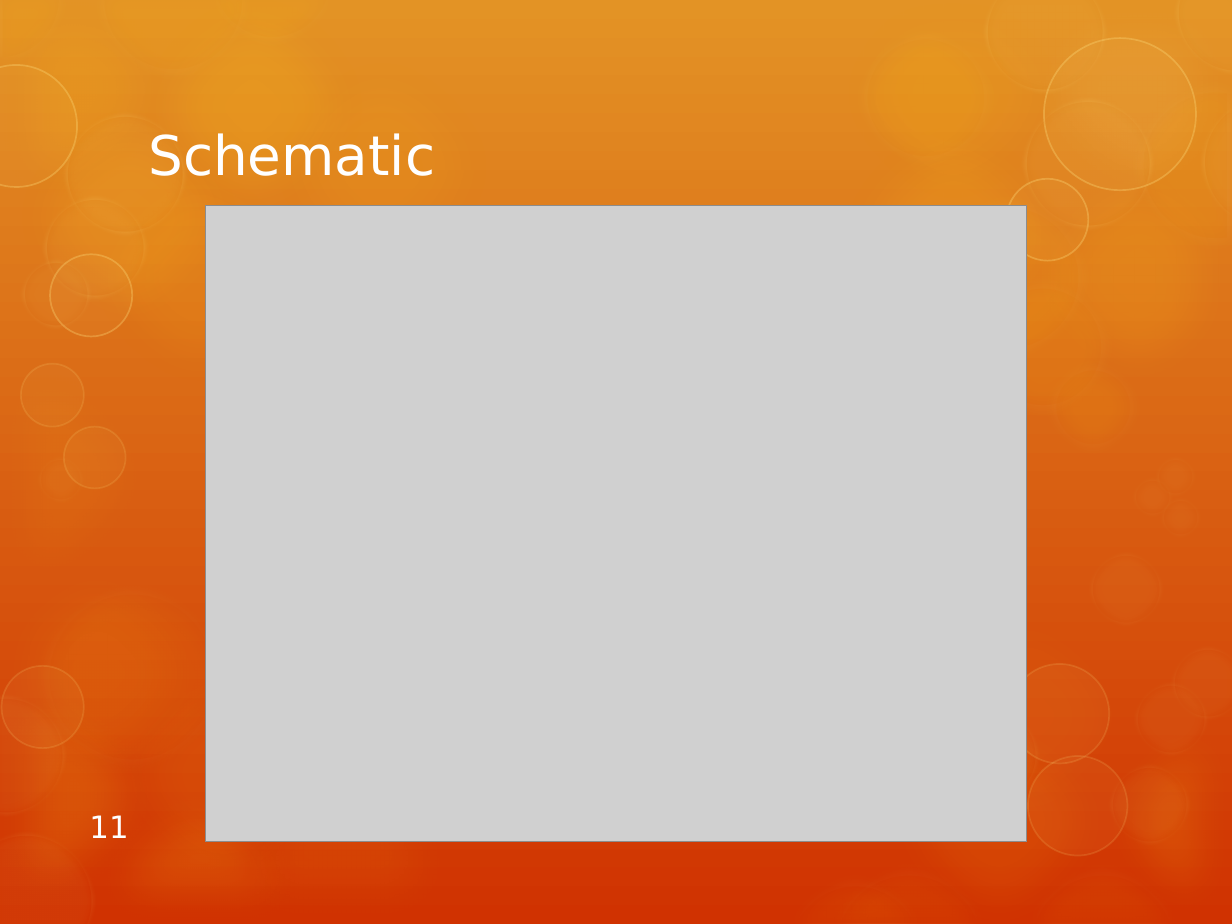
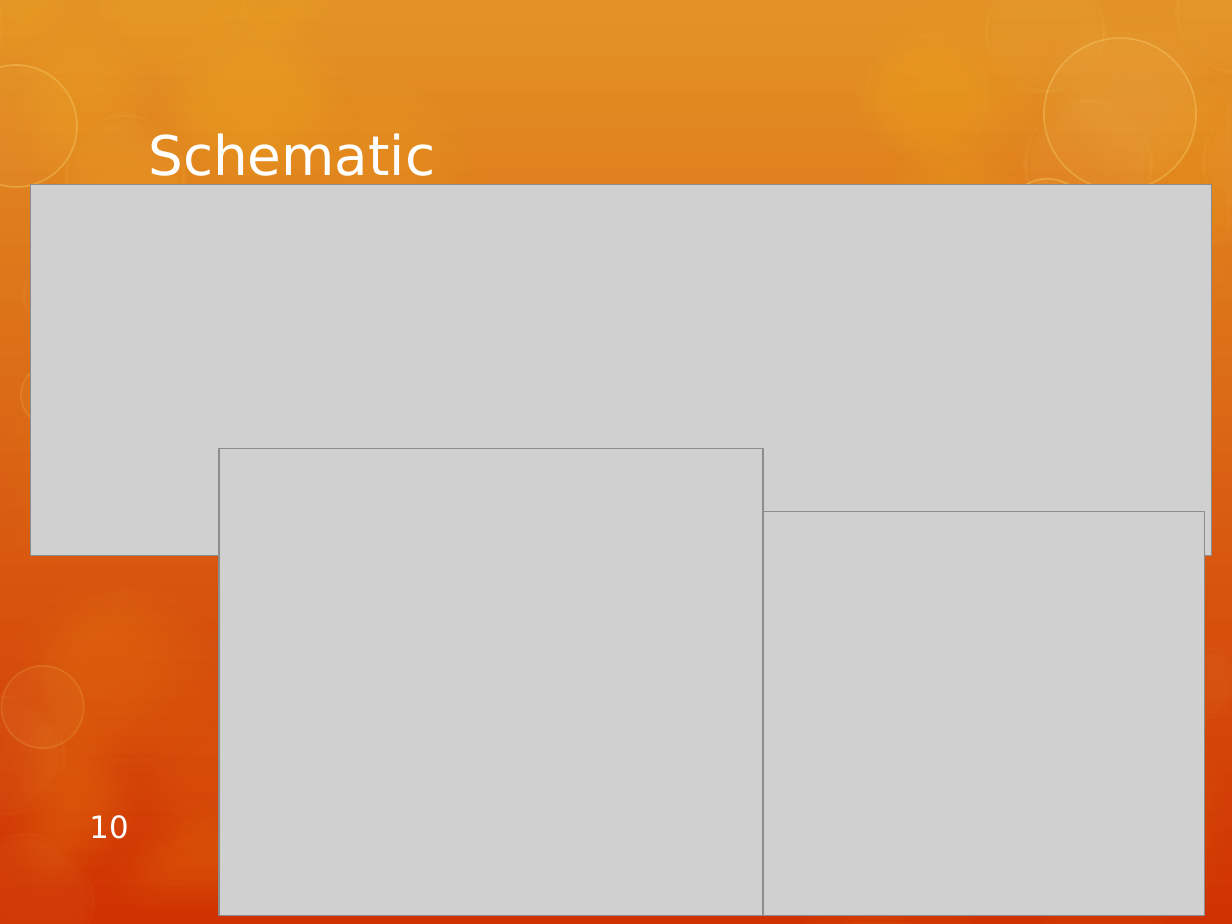
Before and after one commit to tcort/va2epr-tnc, a slide deck: slide 10 of documents/Project Proposal Presentation.pptx (slide 11 before the commit). Drawn at 1232x924 pixels with LibreOffice and Linux fonts; fonts in the diff are those of the drawing; grey boxes stand for pictures. Boxes give left, top, right and bottom in pixels: in the first picture for what was removed or moved away, otherwise in the second. Text is boxed around its words. In the diff, an @@ line names an element or a change of style, - is before the commit and + after.

```diff
--- a/documents/Project Proposal Presentation.pptx
+++ b/documents/Project Proposal Presentation.pptx
@@ picture added at (31, 185, 1211, 556) @@
@@ ellipse removed at (43, 196, 148, 301) @@
@@ picture removed at (206, 206, 1027, 843) @@
@@ ellipse removed at (926, 196, 1090, 360) @@
@@ ellipse removed at (51, 254, 133, 336) @@
@@ ellipse removed at (972, 276, 1112, 416) @@
@@ ellipse removed at (1044, 359, 1141, 456) @@
@@ ellipse removed at (64, 426, 126, 488) @@
@@ picture added at (219, 448, 764, 915) @@
@@ ellipse removed at (37, 456, 85, 504) @@
@@ ellipse removed at (1131, 477, 1172, 517) @@
@@ ellipse removed at (1154, 456, 1195, 496) @@
@@ ellipse removed at (1159, 496, 1200, 537) @@
@@ picture added at (763, 511, 1204, 915) @@
@@ ellipse removed at (1088, 552, 1163, 627) @@
@@ ellipse removed at (898, 588, 1156, 845) @@
@@ ellipse removed at (1010, 664, 1110, 764) @@
@@ ellipse removed at (940, 706, 1040, 806) @@
@@ ellipse removed at (1027, 756, 1127, 856) @@
@@ ellipse removed at (1109, 764, 1190, 845) @@
@@ page number at (89, 815, 128, 839): text changed @@
-11
+10
```
Also in this commit, not shown: 9 other slides changed, 1 slide removed, 1 other file.
